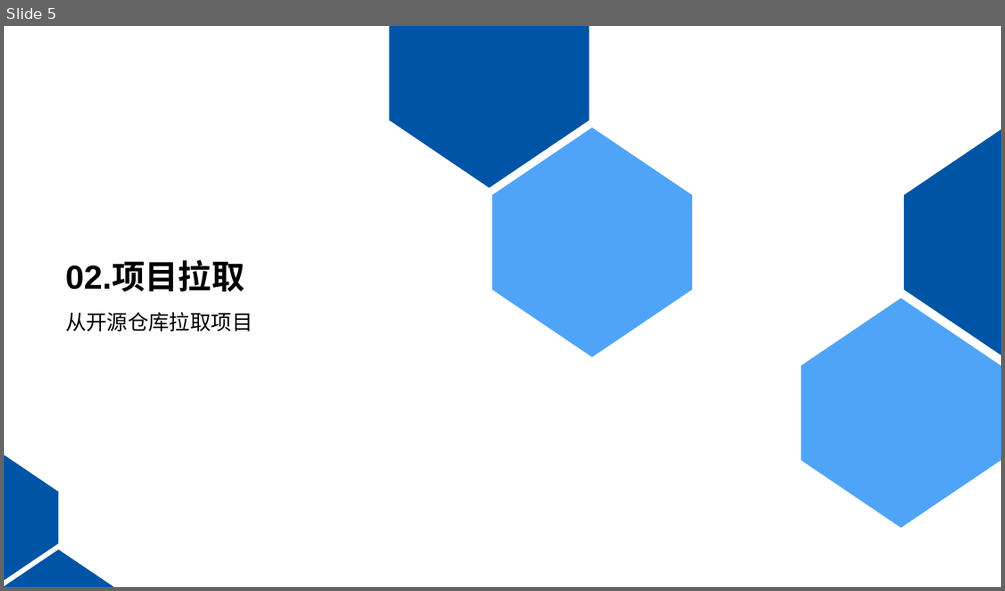
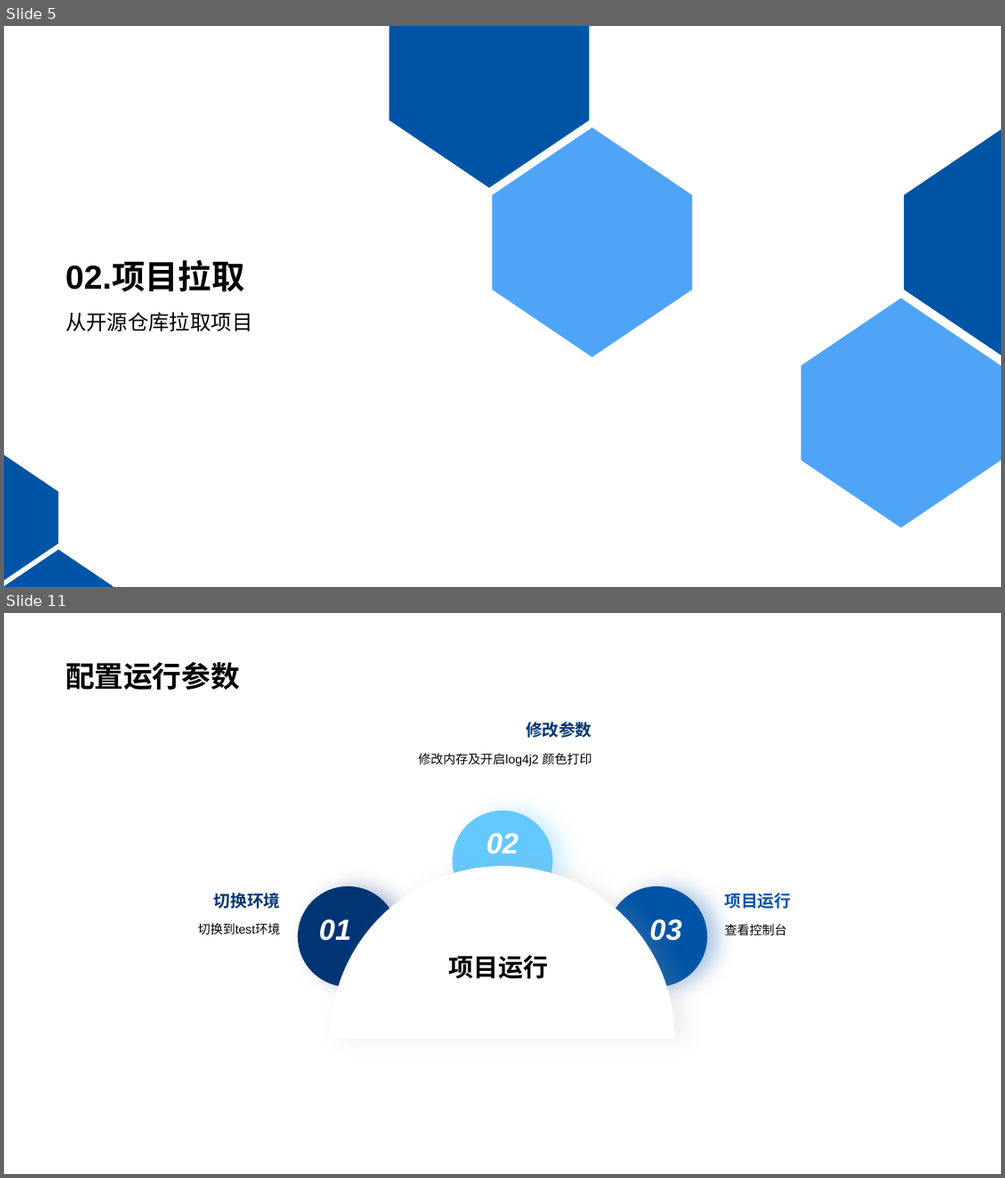
Before and after one commit to KouShenhai/KCloud-Platform-IoT, a slide deck: 老寇云平台-项目运行讲解.pptx. Shown one above the other, each under a label of ours: slide 5 before the commit, slides 5 and 11 after it; the slides between them are not shown. The pictures are 1005x591 and 1005x1178 pixels, drawn with LibreOffice and Linux fonts; fonts in the diff are those of the drawing; background and template pictures are left out. Boxes give left, top, right and bottom in pixels: in the first picture for what was removed or moved away, otherwise in the second. Text is boxed around its words. In the diff, an @@ line names an element or a change of style, - is before the commit and + after.

Commit message:
feat：修改readme

```diff
--- a/老寇云平台-项目运行讲解.pptx
+++ b/老寇云平台-项目运行讲解.pptx
@@ slide 11 added at (4, 613, 1001, 1174), background picture (left out) @@
@@ rectangle added at (4, 613, 1001, 1174), fill #FFFFFF at 90% opacity @@
@@ title added at (65, 662, 240, 690), 28 pt, text #000000, bold @@
+配置运行参数
@@ group added at (198, 722, 791, 1038): 10 texts, 3 ellipses, 1 freeform shape @@
+01
+02
+03
+项目运行
+切换到test环境
+查看控制台
+修改内存及开启log4j2 颜色打印
+切换环境
+项目运行
+修改参数
```
Also in this commit, not shown: 6 slides changed, 4 other slides added, 9 slides removed, 2 other files.
